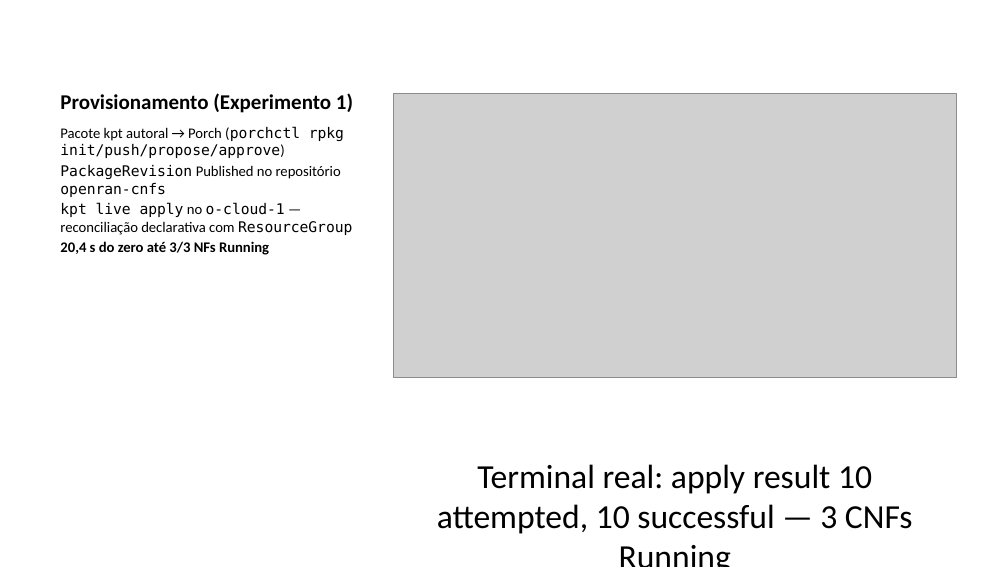
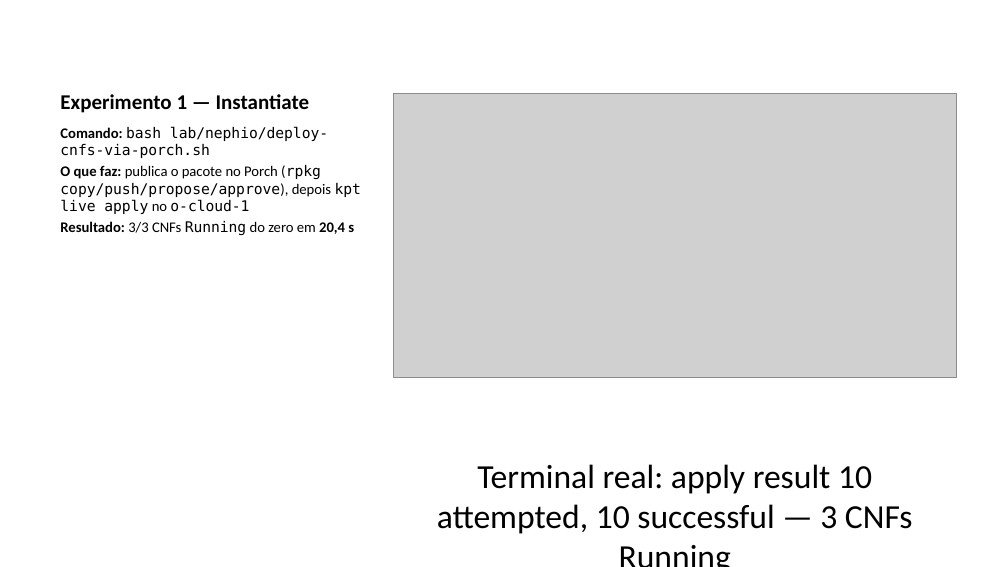
Before and after one commit to DiegoAbreuSWB/OpenRANCESARSMO, a slide deck: slide 11 of presentation/Parte2-Apresentacao-SMO-Nephio.pptx (slide 5 before the commit). Drawn at 1008x567 pixels with LibreOffice and Linux fonts; fonts in the diff are those of the drawing; grey boxes stand for pictures. Boxes give left, top, right and bottom in pixels: in the first picture for what was removed or moved away, otherwise in the second. Text is boxed around its words. In the diff, an @@ line names an element or a change of style, - is before the commit and + after.

Commit message:
docs: apresentação Parte 2 bem mais detalhada (15 -> 29 slides)
Pedido do usuário: mais detalhe, explicar o que foi feito/implementado/deixado de
fora, os experimentos individualmente, e o porquê de cada decisão.

- Cada um dos 6 experimentos originais ganha seu próprio slide (antes agrupados
  2-a-2), com comando, resultado real e o que prova.
- Novos slides de contexto/racional: objetivo da Parte 2, recap da tese da Parte 1,
  por que essas escolhas de ambiente, por que NFs simuladas (com a avaliação real
  de free5GC/UERANSIM/OAI que foi descartada), por que as 4 melhorias pós-entrega
  (a conversa real sobre O1/O2/A1/xApp/rApp que motivou o trabalho extra).
- Dois slides-resumo novos: "o que ficou de fora na entrega original" e "o que foi
  implementado x o que ficou de fora" (visão geral final).
- Reaproveita diagramas conceituais já existentes (nephio-arch, provisioning-flow)
  para as explicações de "como funciona" antes de cada bloco de experimentos.
- 29 slides, 10 imagens, notas de apresentador em todos.

```diff
--- a/presentation/Parte2-Apresentacao-SMO-Nephio.pptx
+++ b/presentation/Parte2-Apresentacao-SMO-Nephio.pptx
@@ title at [60,94,309,113]: text changed @@
-Provisionamento (Experimento 1)
+Experimento 1 — Instantiate
@@ text at [60,126,361,235]: text changed; font Calibri to DejaVu Sans Mono @@
-Pacote kpt autoral → Porch (porchctl rpkg init/push/propose/approve)
-PackageRevision Published no repositório openran-cnfs
-kpt live apply no o-cloud-1 — reconciliação declarativa com ResourceGroup
-20,4 s do zero até 3/3 NFs Running
+Comando: bash lab/nephio/deploy-cnfs-via-porch.sh
+O que faz: publica o pacote no Porch (rpkg copy/push/propose/approve), depois kpt live apply no o-cloud-1
+Resultado: 3/3 CNFs Running do zero em 20,4 s
```
Also in this commit, not shown: 13 other slides changed, 15 slides added, 1 slide removed, 2 other files.
